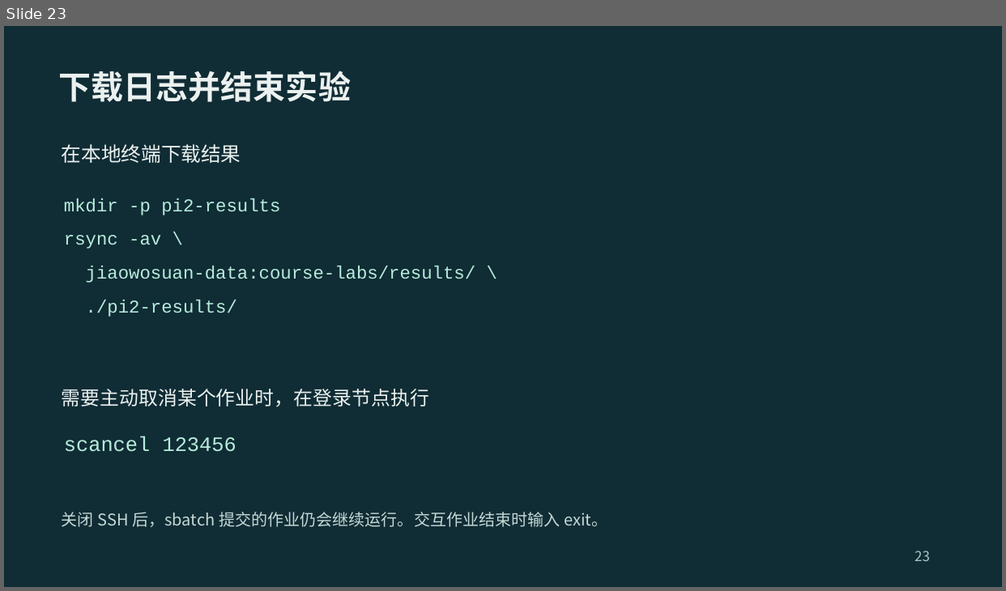
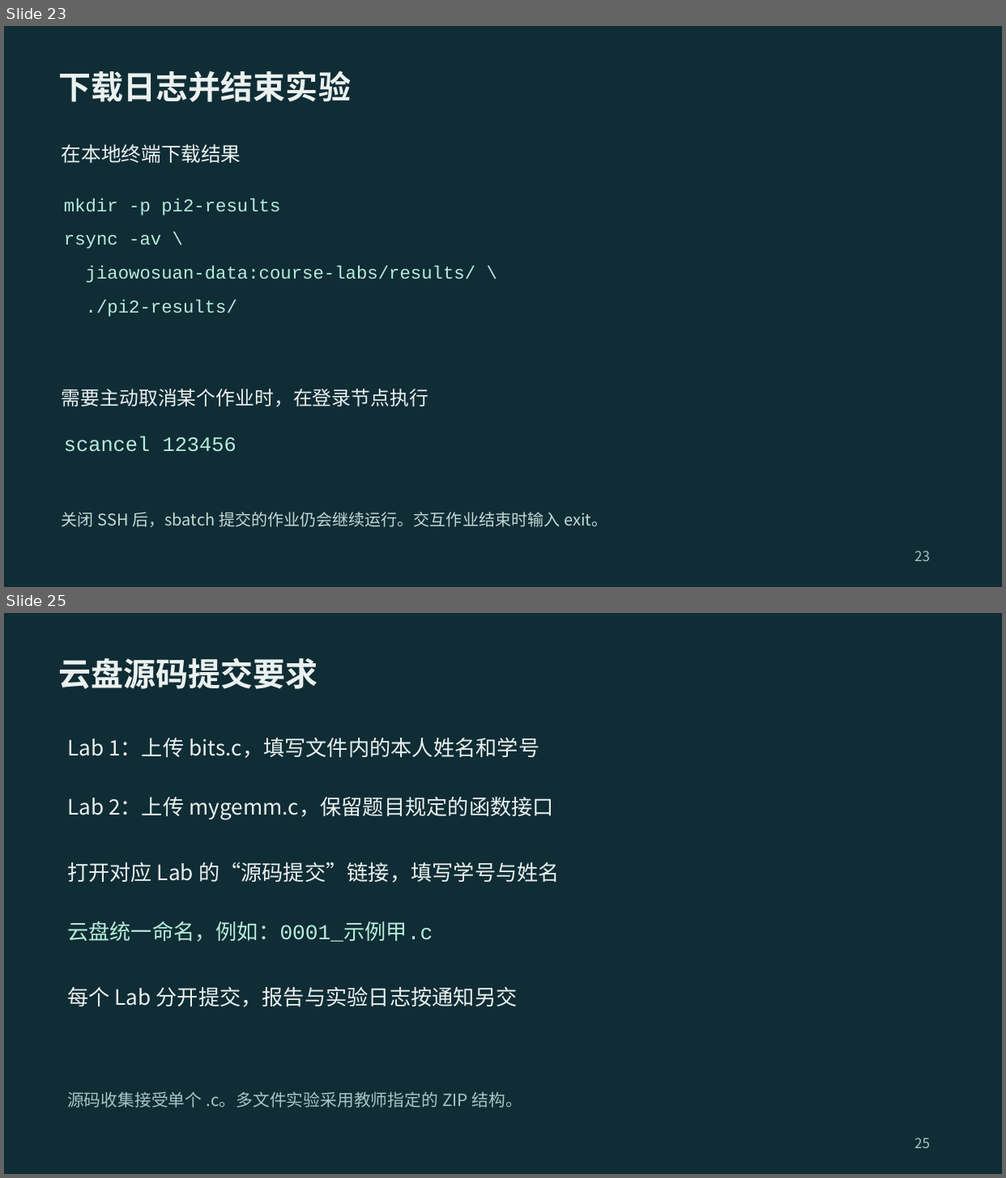
Before and after one commit to 2026-fall-calabs/calabs-2026-fall-starter, a slide deck: docs/交我算平台Lab运行指南-学生版.pptx. Shown one above the other, each under a label of ours: slide 23 before the commit, slides 23 and 25 after it; the slides between them are not shown. The pictures are 1006x591 and 1006x1178 pixels, drawn with LibreOffice and Linux fonts; fonts in the diff are those of the drawing. Boxes give left, top, right and bottom in pixels: in the first picture for what was removed or moved away, otherwise in the second. Text is boxed around its words. In the diff, an @@ line names an element or a change of style, - is before the commit and + after.

```diff
--- a/docs/交我算平台Lab运行指南-学生版.pptx
+++ b/docs/交我算平台Lab运行指南-学生版.pptx
@@ slide 25 added at (4,613,1002,1174), background #102C35 @@
@@ text added at (59,658,318,689), 39 pt, text #EAF1EF, bold @@
+云盘源码提交要求
@@ text added at (67,738,539,758), 25.5 pt, text #EAF1EF @@
+Lab 1：上传 bits.c，填写文件内的本人姓名和学号
@@ text added at (67,797,554,820), 25.5 pt, text #EAF1EF @@
+Lab 2：上传 mygemm.c，保留题目规定的函数接口
@@ text added at (67,862,560,883), 25.5 pt, text #EAF1EF @@
+打开对应 Lab 的“源码提交”链接，填写学号与姓名
@@ text added at (67,922,432,942), 25.5 pt, text #B7EDDB @@
+云盘统一命名，例如：0001_示例甲.c
@@ text added at (67,987,518,1007), 25.5 pt, text #EAF1EF @@
+每个 Lab 分开提交，报告与实验日志按通知另交
@@ text added at (67,1092,522,1108), 20.2 pt, text #A8C6C4 @@
+源码收集接受单个 .c。多文件实验采用教师指定的 ZIP 结构。
@@ text added at (914,1138,930,1148), 16.5 pt, text #A8C6C4 @@
+25
```
Also in this commit, not shown: 3 slides changed, 2 other slides added, 5 other files.
